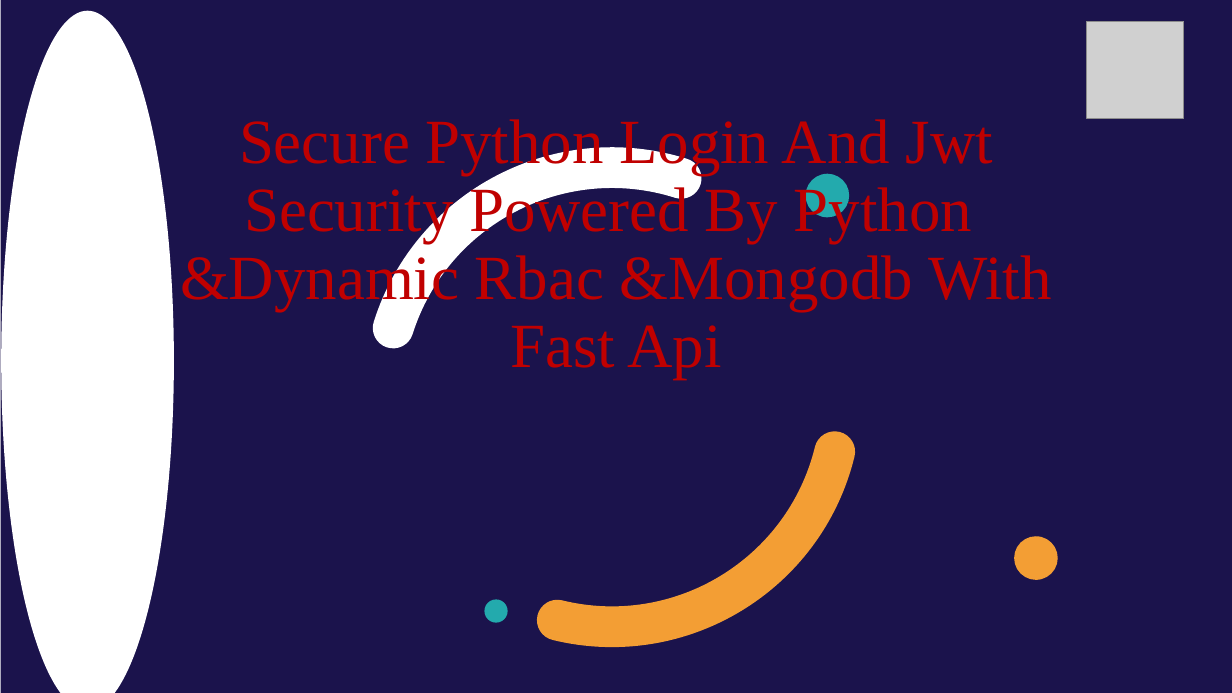
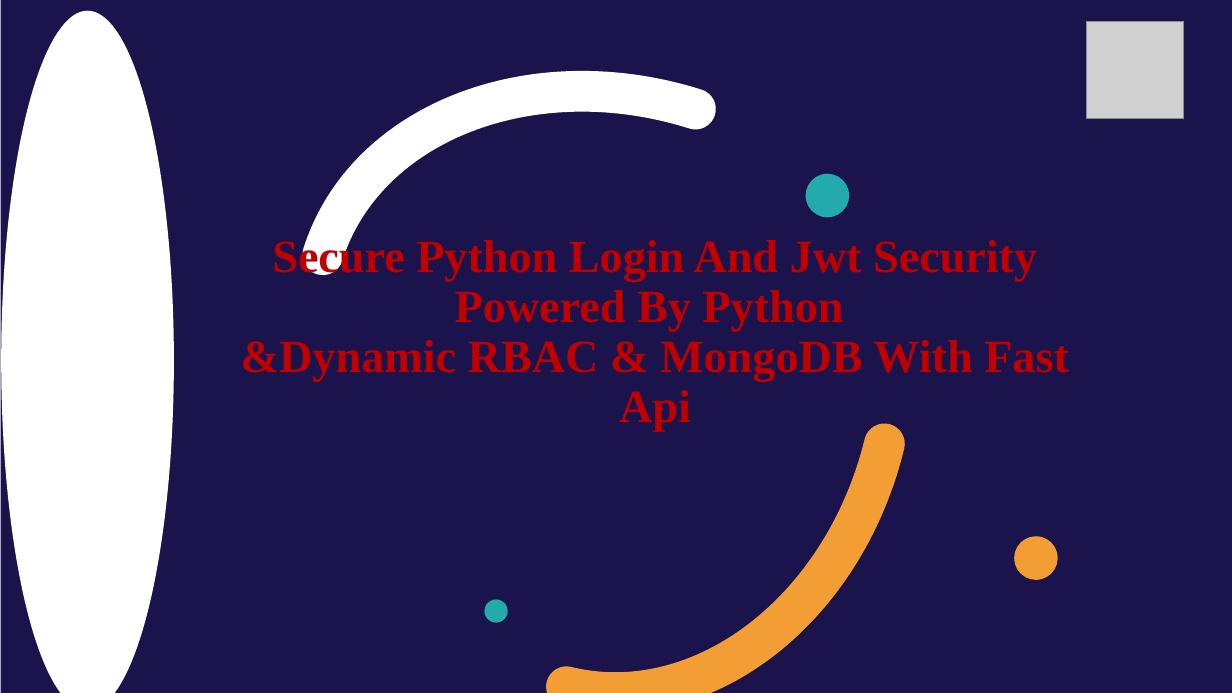
Before and after one commit to thirupathirao999/proper-loan-dev, a slide deck: slide 1 of security in pyhton/ppt/securety in python.pptx. Drawn at 1232x693 pixels with LibreOffice and Linux fonts; fonts in the diff are those of the drawing; grey boxes stand for pictures. Boxes give left, top, right and bottom in pixels: in the first picture for what was removed or moved away, otherwise in the second. Text is boxed around its words. In the diff, an @@ line names an element or a change of style, - is before the commit and + after.

```diff
--- a/security in pyhton/ppt/securety in python.pptx
+++ b/security in pyhton/ppt/securety in python.pptx
@@ freeform shape: place and size @@
-freeform shape at (393, 109, 681, 397)
+freeform shape at (322, 15, 695, 349)
@@ title at (241, 236, 1069, 431): text changed; size 49 to 36 pt; bold on @@
-Secure Python Login And Jwt Security Powered By Python
-&Dynamic Rbac &Mongodb With Fast Api
+Secure Python Login And Jwt Security Powered By Python
+&Dynamic RBAC & MongoDB With Fast Api
@@ freeform shape: place and size @@
-freeform shape at (557, 398, 834, 675)
+freeform shape at (567, 385, 885, 693)
```
Also in this commit, not shown: 4 other slides changed, 1 other file.
